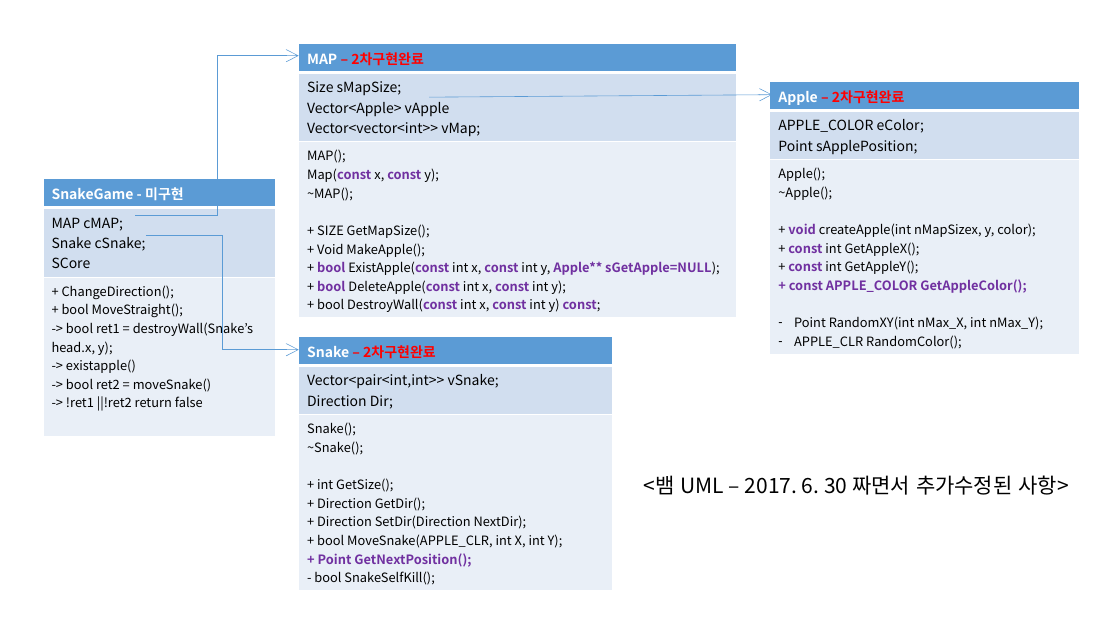
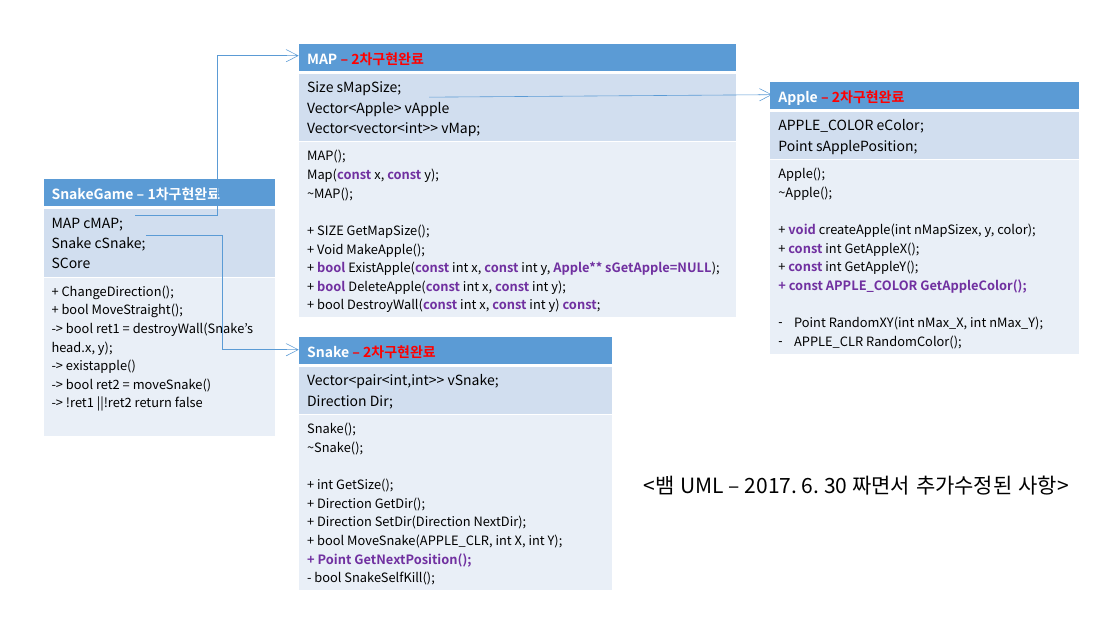
Before and after one commit to jihyun-s/SampleProject, a slide deck: slide 4 of 참고문서/뱀_UML_20170626.pptx. Drawn at 1120x630 pixels with LibreOffice and Linux fonts; fonts in the diff are those of the drawing. Boxes give left, top, right and bottom in pixels: in the first picture for what was removed or moved away, otherwise in the second. Text is boxed around its words. In the diff, an @@ line names an element or a change of style, - is before the commit and + after.

Commit message:
[Snake] 코드 정리 및 주석 정리,추가

```diff
--- a/참고문서/뱀_UML_20170626.pptx
+++ b/참고문서/뱀_UML_20170626.pptx
@@ table at (43,179,276,415) @@
-row 1, column 1: SnakeGame - 미구현
+row 1, column 1: SnakeGame – 1차구현완료
```
Also in this commit, not shown: 2 other files.
